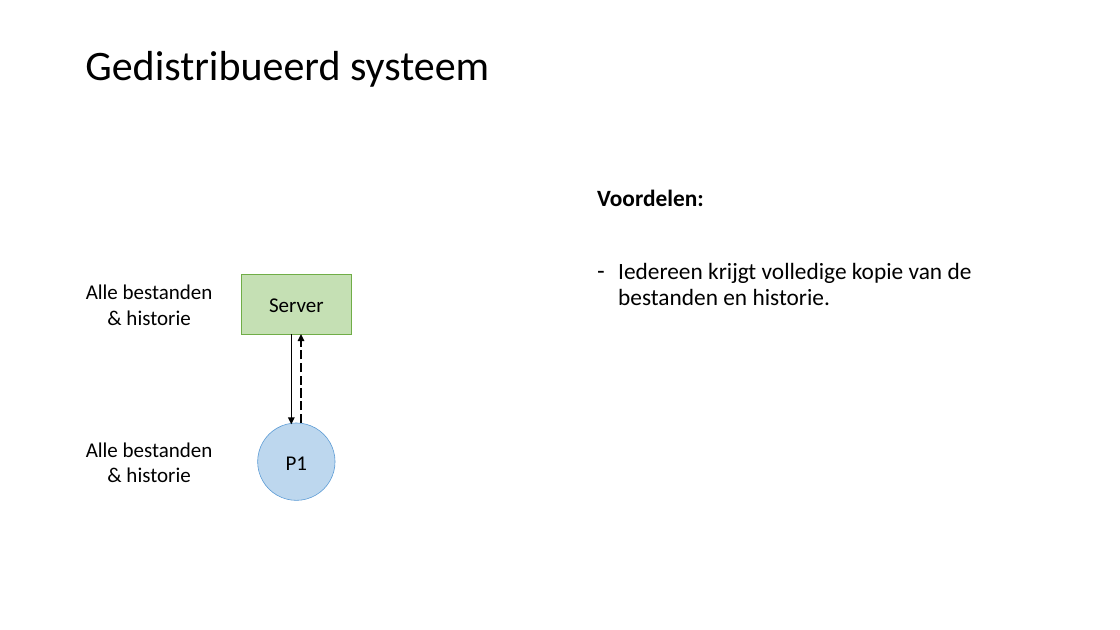
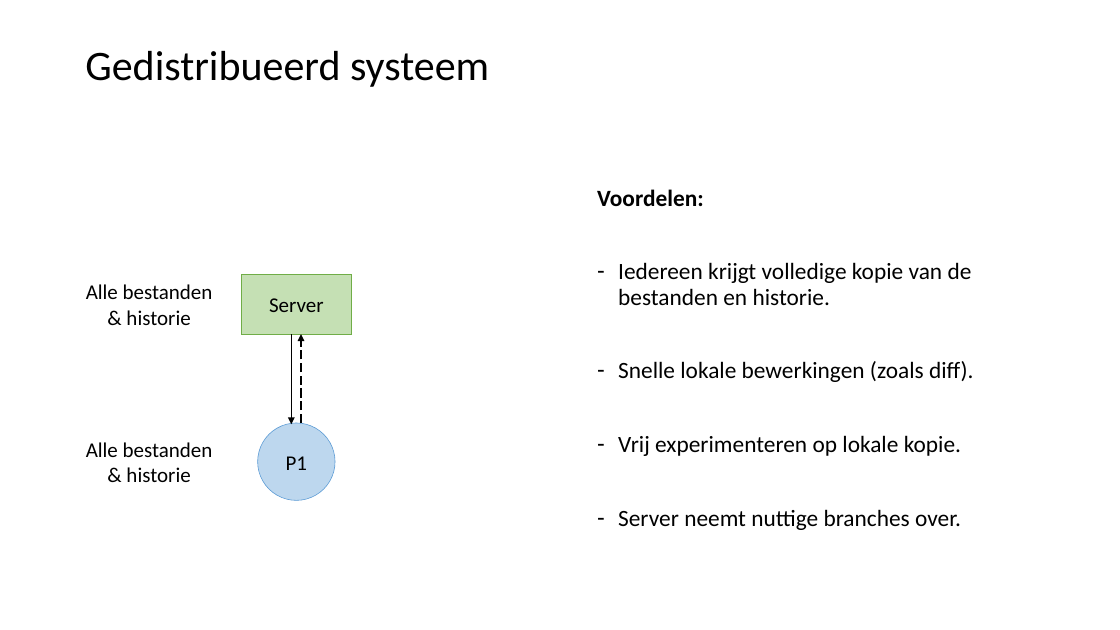
Before and after one commit to LFKoning/git-cursus, a slide deck: slide 5 of 2_collaboration/git_collaboration.pptx. Drawn at 1120x630 pixels with LibreOffice and Linux fonts; fonts in the diff are those of the drawing. Boxes give left, top, right and bottom in pixels: in the first picture for what was removed or moved away, otherwise in the second. Text is boxed around its words. In the diff, an @@ line names an element or a change of style, - is before the commit and + after.

```diff
--- a/2_collaboration/git_collaboration.pptx
+++ b/2_collaboration/git_collaboration.pptx
@@ text at [618,361,974,530]: paragraphs added @@
+– Snelle lokale bewerkingen (zoals diff).
+– Vrij experimenteren op lokale kopie.
+– Server neemt nuttige branches over.
```
Also in this commit, not shown: 17 other slides changed.
